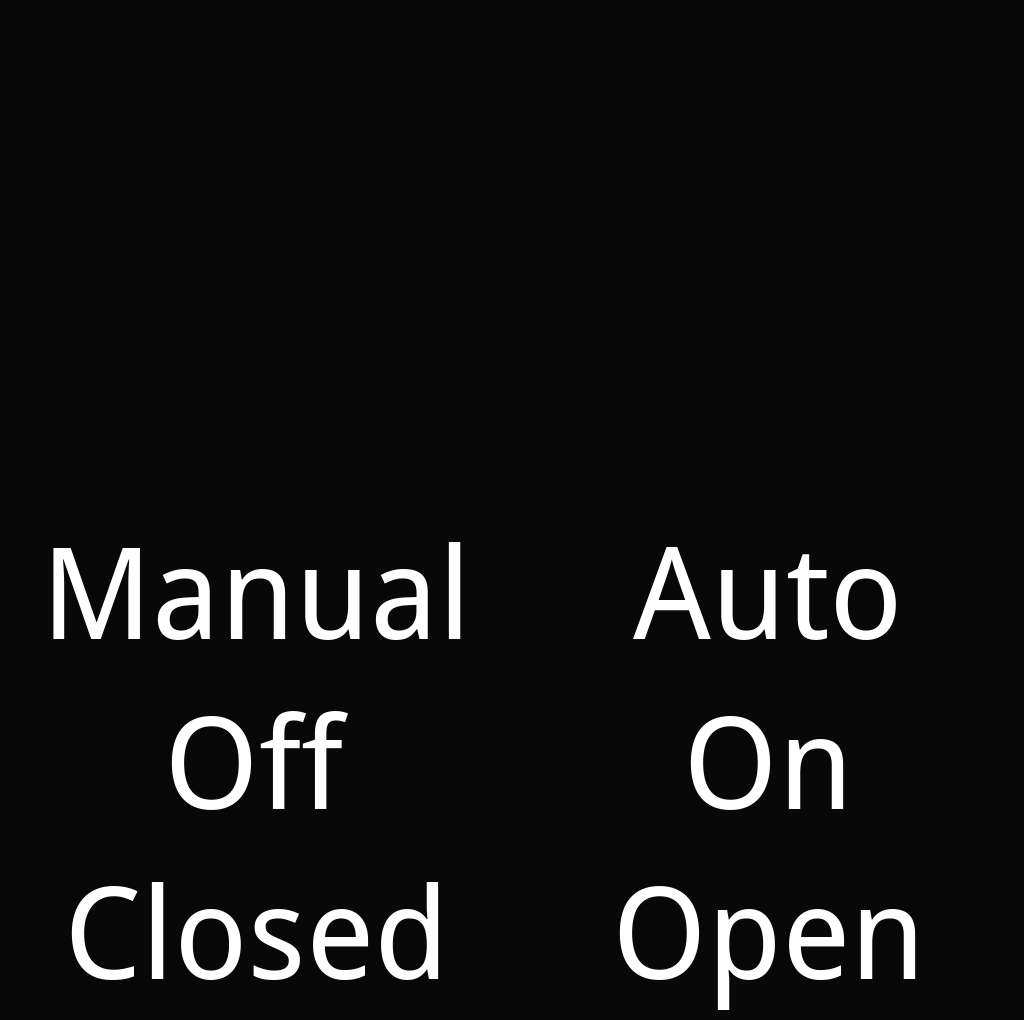
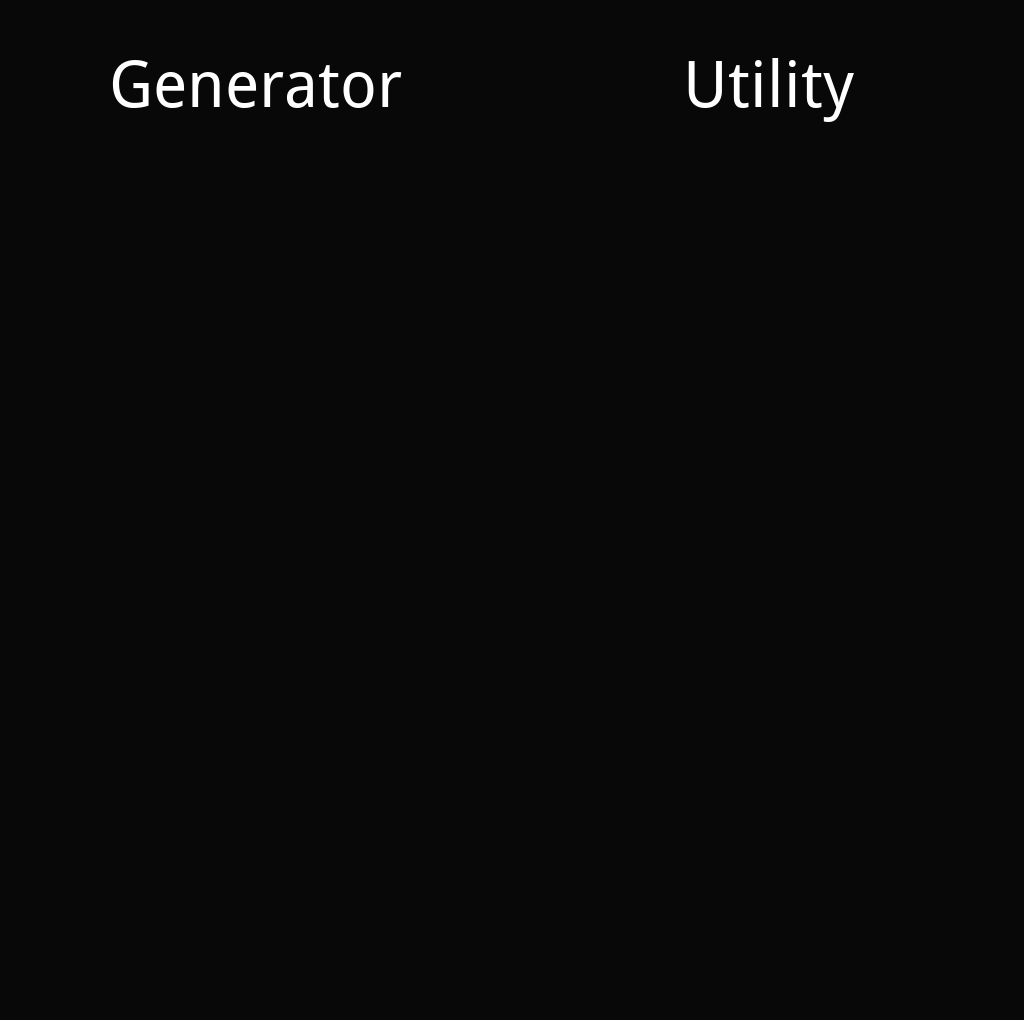
Comparing the layer stacks of the two 1024 x 1020 images. Changes:
added group "Labels 3" with 2 layers above "Labels 1" over [112, 58, 854, 122]
added layer "Utility" in group "Labels 3" over [688, 58, 854, 122]
added layer "Generator" in group "Labels 3" over [112, 60, 402, 108]
hid group "Labels 2" (6 layers) over [53, 542, 916, 1010]
